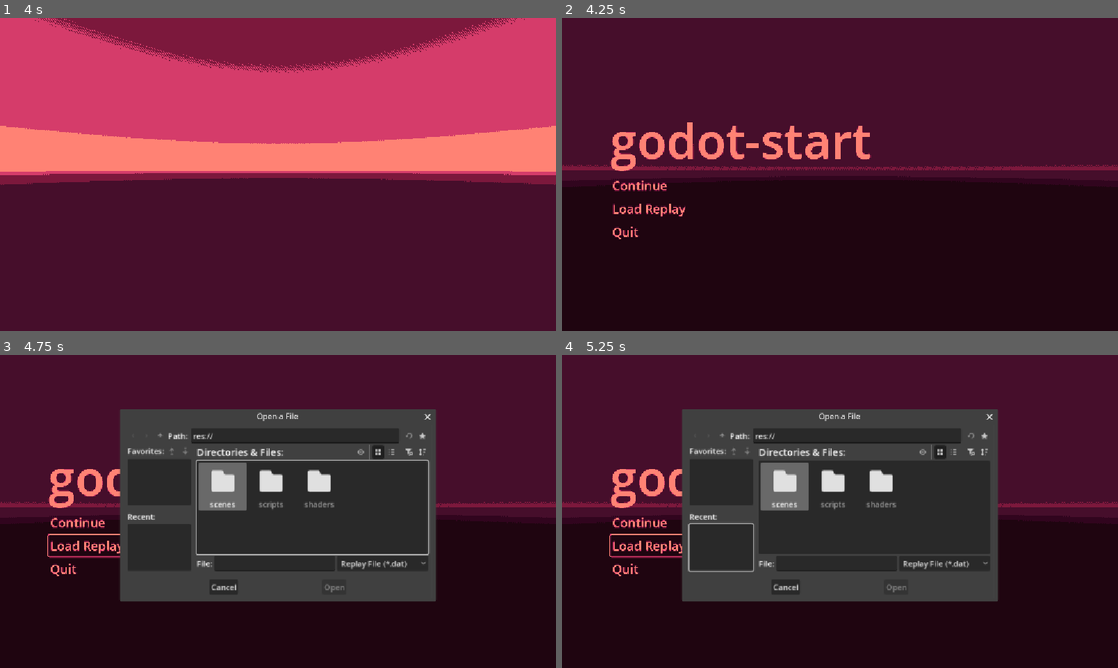
Above: before the commit, frames 1-4 (two rows, left to right).
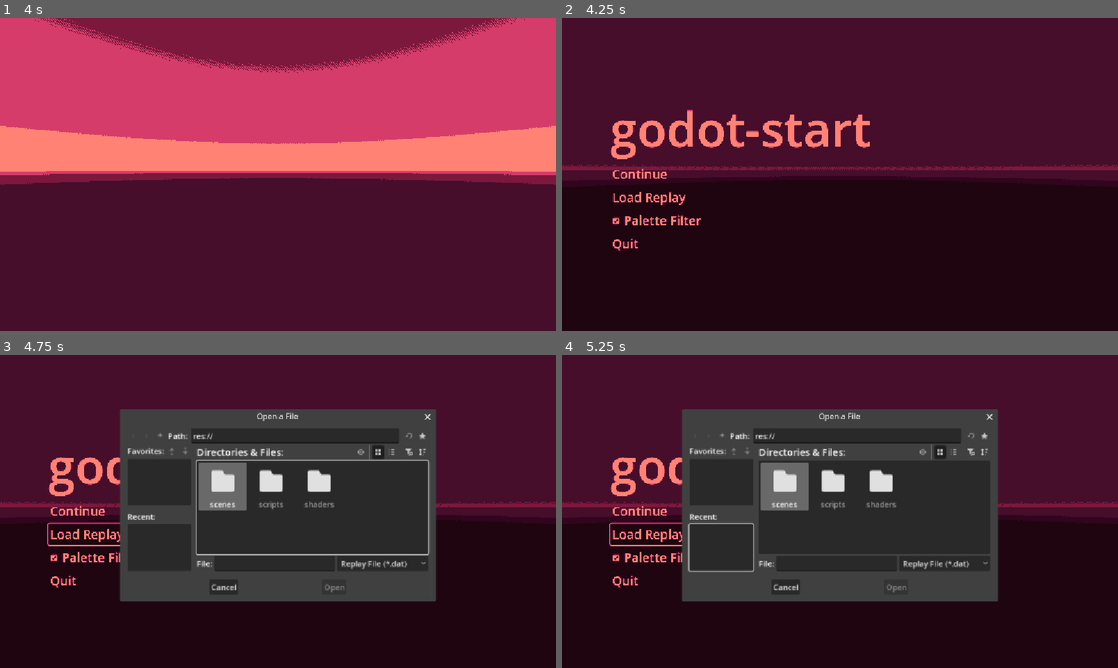
Above: after the commit, the same moments.

Repository: krscott/godot-start
Game: Godot game, scene res://scenes/levels/level_start.tscn
Two runs of this game, one before a commit and one after it. Both use one fixed random seed, a clock stepped at 60 frames per second and the inputs below. The engine's default icon, where the game draws it, is replaced by a stand-in: a white triangle on a blue panel in a dark square.
Inputs (mouse positions are in pixels of both pictures, inside the frame that each line leads up to):
- Up to frame 1 (4 s): move the mouse to (305, 174) at 0.52 s; hold Ctrl (crouch) 0.53-1.28 s; hold W (move_forward) from 0.53 s (still down); tap Space (jump) at 0.77, 1.52, 2.75, 3.02, 3.77 s; move the mouse to (250, 174) at 1.27 s; tap Shift (sprint) at 1.35, 2.85 s; tap Enter at 2, 3.5 s; move the mouse to (289, 168) at 2.02 s; hold Ctrl (crouch) 2.03-2.78 s; move the mouse to (272, 180) at 2.77 s; move the mouse to (316, 177) at 3.52 s; hold Ctrl (crouch) from 3.53 s (still down)
- Up to frame 2 (4.25 s): keep holding W (move_forward); keep holding Ctrl (crouch); tap Escape (ui_cancel) at 4.15 s
- Up to frame 3 (4.75 s): release W (move_forward) at 4.25 s; release Ctrl (crouch) at 4.25 s; click "Load Replay" at 4.25 s
- Up to frame 4 (5.25 s): click (739, 558) at 5 s, where only the run after the commit has a clickable "Palette Filter"

Frame 1 is identical in both runs. In frame 2, 4.1% of the frame differs, in the area x 8-56%, y 29-75%; in frame 3, 2.2%; in frame 4, 2.2%.

Commit message:
Add checkbox for palette filter

Diff:
--- a/project/scenes/game_state.gd
+++ b/project/scenes/game_state.gd
@@ -11,6 +11,7 @@
 @onready var player_input: PlayerInput = %PlayerInput
 @onready var menu: Menu = %Menu
 @onready var system_dialog: SystemDialog = %SystemDialog
+@onready var palette_filter: ColorRect = %PaletteFilter
 
 
 ## Dictionary[StringName, Dictionary]
@@ -51,16 +52,17 @@
 # Interface Methods
 
 func _ready() -> void:
-	# NOTE: GameState node is the first child of the current level's node.
-	#       i.e., this node is visited FIRST.
-	#       We need to call-deferred if we want to run something after root.
-	call_deferred(&"_root_ready")
-
 	assert(pausing)
 	assert(replay)
 	assert(player_input)
 	assert(menu)
 	assert(system_dialog)
+	assert(palette_filter)
+
+	# NOTE: GameState node is the first child of the current level's node.
+	#       i.e., this node is visited FIRST.
+	#       We need to call-deferred if we want to run something after root.
+	call_deferred(&"_root_ready")
 
 	if OS.is_debug_build():
 		print("DEBUG MODE")
@@ -69,8 +71,6 @@
 
 	util.aok(replay.load_frame.connect(_replay_load_frame))
 	util.aok(replay.request_frame.connect(_replay_save_frame))
-
-	_build_menu()
 
 	var args := OS.get_cmdline_user_args()
 	if args:
@@ -90,6 +90,8 @@
 func _root_ready() -> void:
 	_quick_save_zero = _serialize_savedata()
 	_quick_save = _quick_save_zero
+
+	_build_menu()
 
 
 func _process(_delta: float) -> void:
@@ -180,9 +182,16 @@
 	util.set_mouse_captured(false)
 
 
+func _toggle_palette_filter(on: bool) -> void:
+	palette_filter.visible = on
+
+
 func _build_menu() -> void:
 	menu.build([
-		Menu.btn("Continue", _unpause, "ui_cancel"),
-		Menu.btn("Load Replay", _replay_open_dialog),
-		Menu.btn("Quit", _save_replay_and_quit),
+		Menu.button("Continue", _unpause)
+			.action("ui_cancel"),
+		Menu.button("Load Replay", _replay_open_dialog),
+		Menu.checkbox("Palette Filter", _toggle_palette_filter)
+			.toggled(palette_filter.visible),
+		Menu.button("Quit", _save_replay_and_quit),
 	])
--- a/project/scenes/game_state.tscn
+++ b/project/scenes/game_state.tscn
@@ -36,7 +36,8 @@
 
 [node name="PostProcessing" type="CanvasLayer" parent="."]
 
-[node name="PaletteShader" type="ColorRect" parent="PostProcessing"]
+[node name="PaletteFilter" type="ColorRect" parent="PostProcessing"]
+unique_name_in_owner = true
 material = SubResource("ShaderMaterial_q5byu")
 anchors_preset = 15
 anchor_right = 1.0
--- a/project/scenes/ui/menu.gd
+++ b/project/scenes/ui/menu.gd
@@ -3,21 +3,36 @@
 
 enum SpecKind {
 	BUTTON,
+	CHECKBOX,
 }
 
 class Spec:
-	var kind: SpecKind
-	var text: String
-	var callback: Callable
-	var action: StringName = &""
-	func _init(kind_: SpecKind) -> void:
-		kind = kind_
+	var _kind: SpecKind
+	var _text: String
+	var _callback: Callable
+	var _action: StringName = &""
+	var _button_pressed: bool = false
 
-static func btn(text: String, callback: Callable, action: StringName = &"") -> Spec:
-	var spec := Spec.new(SpecKind.BUTTON)
-	spec.text = text
-	spec.callback = callback
-	spec.action = action
+	func action(action_: StringName) -> Spec:
+		_action = action_
+		return self
+
+	func toggled(value: bool = true) -> Spec:
+		_button_pressed = value
+		return self
+
+static func button(text: String, callback: Callable) -> Spec:
+	var spec := Spec.new()
+	spec._kind = SpecKind.BUTTON
+	spec._text = text
+	spec._callback = callback
+	return spec
+
+static func checkbox(text: String, callback: Callable) -> Spec:
+	var spec := Spec.new()
+	spec._kind = SpecKind.CHECKBOX
+	spec._text = text
+	spec._callback = callback
 	return spec
 
 @onready var title_label: Label = %Title
@@ -25,6 +40,7 @@
 @onready var _items_container: Node = %ItemsContainer
 @onready var _templates := {
 	SpecKind.BUTTON: %ButtonTemplate,
+	SpecKind.CHECKBOX: %CheckBoxTemplate,
 }
 
 var _spec: Array[Spec] = []
@@ -42,9 +58,9 @@
 func _process(_delta: float) -> void:
 	if _was_visible_last_frame and visible:
 		for x in _spec:
-			if x.action and Input.is_action_just_pressed(x.action):
-				print("Menu: ", x.action, " -> ", x.text)
-				x.callback.call()
+			if x._action and Input.is_action_just_pressed(x._action):
+				print("Menu: ", x._action, " -> ", x._text)
+				x._callback.call()
 	_was_visible_last_frame = visible
 
 
@@ -64,12 +80,18 @@
 	assert(_spec.size() == 0, "TODO: clear old spec")
 
 	for x in spec:
-		var k := x.kind
+		var k := x._kind
 		match k:
 			SpecKind.BUTTON:
-				var button := _dupe_template(k) as Button
-				button.text = x.text
-				util.aok(button.pressed.connect(x.callback))
+				var button_ := _dupe_template(k) as Button
+				button_.text = x._text
+				util.aok(button_.pressed.connect(x._callback))
+			SpecKind.CHECKBOX:
+				var checkbox_ := _dupe_template(k) as CheckBox
+				checkbox_.text = x._text
+				checkbox_.button_pressed = x._button_pressed
+				print("Initial button_pressed: ", checkbox_.button_pressed)
+				util.aok(checkbox_.toggled.connect(x._callback))
 			_:
 				assert(false, str("KIND NOT IMPLEMENTED: ", k))
 
--- a/project/scenes/ui/menu.tscn
+++ b/project/scenes/ui/menu.tscn
@@ -1,6 +1,7 @@
-[gd_scene load_steps=2 format=3 uid="uid://dkhqxc2w4rda4"]
+[gd_scene load_steps=3 format=3 uid="uid://dkhqxc2w4rda4"]
 
 [ext_resource type="Script" uid="uid://bn5av54g3r5s4" path="res://scenes/ui/menu.gd" id="1_6tw0m"]
+[ext_resource type="Theme" uid="uid://badm4dbubdqto" path="res://scenes/ui/menu_theme.tres" id="2_wedc3"]
 
 [node name="Menu" type="CanvasLayer"]
 process_mode = 3
@@ -22,6 +23,7 @@
 offset_right = 94.0
 offset_bottom = 22.0
 grow_vertical = 2
+theme = ExtResource("2_wedc3")
 theme_override_constants/margin_left = 100
 
 [node name="ItemsContainer" type="VBoxContainer" parent="MarginContainer"]
@@ -39,7 +41,11 @@
 [node name="ButtonTemplate" type="Button" parent="MarginContainer/ItemsContainer"]
 unique_name_in_owner = true
 layout_mode = 2
-theme_override_font_sizes/font_size = 26
 text = "Button"
 flat = true
 alignment = 0
+
+[node name="CheckBoxTemplate" type="CheckBox" parent="MarginContainer/ItemsContainer"]
+unique_name_in_owner = true
+layout_mode = 2
+text = "Checkbox"
--- /dev/null
+++ b/project/scenes/ui/menu_theme.tres
@@ -0,0 +1,6 @@
+[gd_resource type="Theme" format=3 uid="uid://badm4dbubdqto"]
+
+[resource]
+Button/font_sizes/font_size = 26
+CheckBox/constants/check_v_offset = 1
+CheckBox/constants/h_separation = 8
